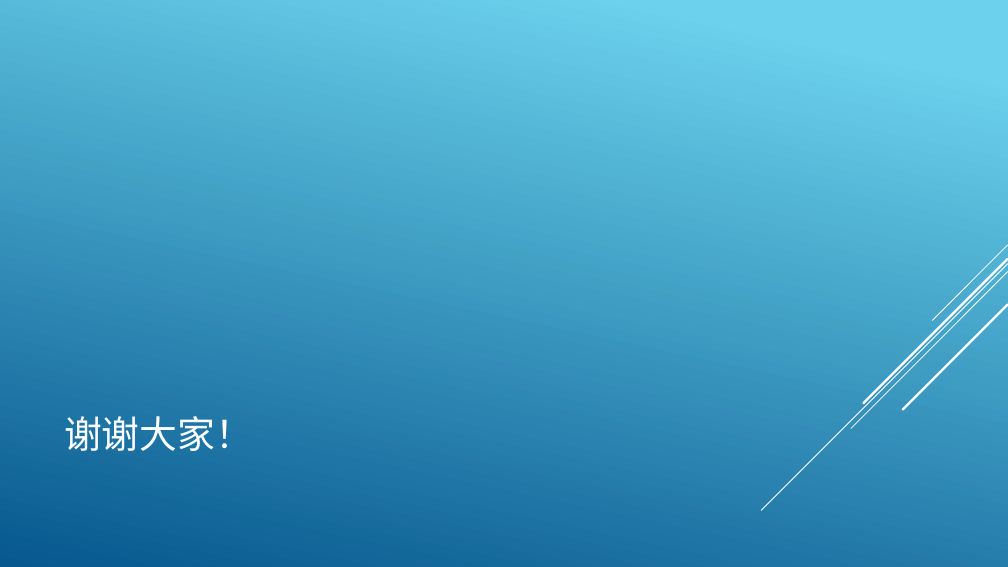
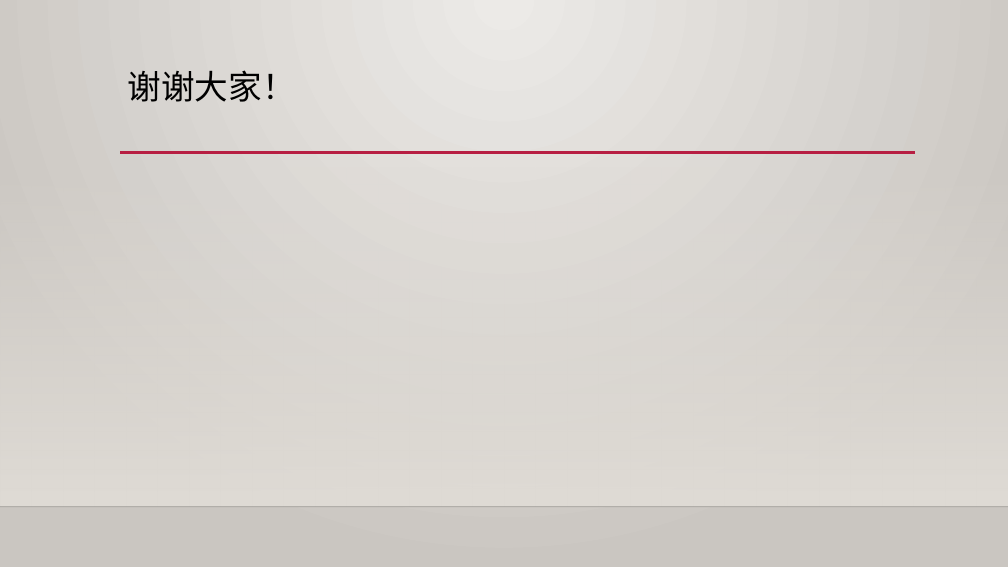
Before and after one commit to SEC0mprehensiveExper1ments/d0cumEnts, a slide deck: slide 6 of 项目展示幻灯片/个人汇报 戴显灏.pptx. Drawn at 1008x567 pixels with LibreOffice and Linux fonts; fonts in the diff are those of the drawing; background and template pictures are left out. Boxes give left, top, right and bottom in pixels: in the first picture for what was removed or moved away, otherwise in the second. Text is boxed around its words. In the diff, an @@ line names an element or a change of style, - is before the commit and + after.

```diff
--- a/项目展示幻灯片/个人汇报 戴显灏.pptx
+++ b/项目展示幻灯片/个人汇报 戴显灏.pptx
@@ background gradient #6ED2EB to #06588E to gradient #ECEAE7 to #CAC7C1 @@
@@ title "谢谢大家！": place and size @@
-title "谢谢大家！" at <box>64,416,253,451</box>
+title "谢谢大家！" at <box>128,70,296,102</box>
@@ title "谢谢大家！" at <box>128,70,296,102</box>: size 36 to 32 pt, font TeX Gyre Adventor to Cabin, text colour #FFFFFF to #000000; line spacing 1 to 0.9; vertical alignment middle to top @@
@@ rectangle added at <box>0,167,1008,507</box>, fill gradient #DFDBD5 @@
@@ line added from (120, 153) to (915, 153), #B71E42 2.5 pt @@
@@ group removed at <box>761,245,1008,510</box>: 5 lines @@
@@ line added from (0, 507) to (1008, 507), #000001 1 pt @@
```
Also in this commit, not shown: 5 other slides changed, 1 other file.
